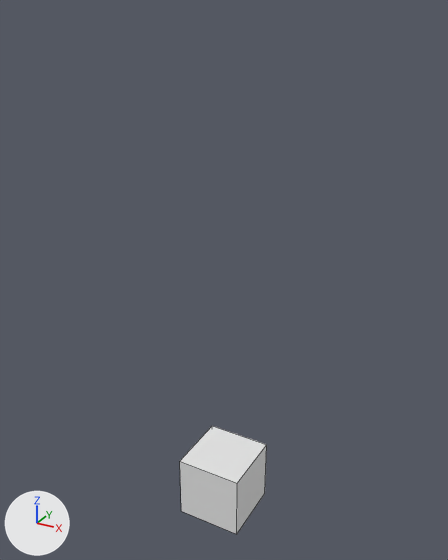
A saved change to the Blender file thirdparty/generators/windmills.blend.
The view is the same before and after, from a 50 mm lens placed at (7.55, -13.72, 13.76), pointed at (-0.12, 0.23, 6.78). The axes (+X, +Y, +Z) are drawn at lower left. The lights are the same throughout. Mesh edges are drawn as thin lines.
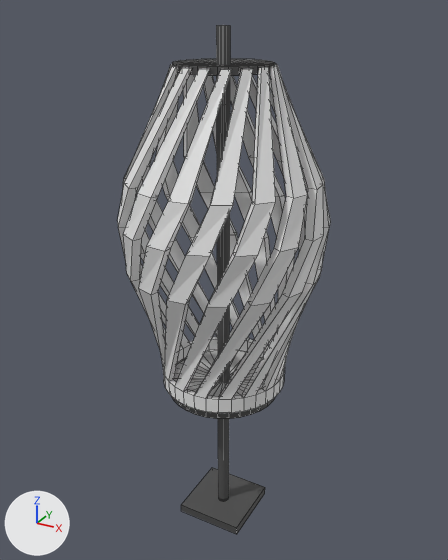
The newer file is also turned or shifted as a whole; pictures and numbers use the older file's frame.

What differs and where, as boxes [x1, y1, x2, y2] in the pictures (448 x 560 px):
'Cylinder.001', added: after [118, 64, 330, 413]
'Cube.002', recoloured, moved, rescaled (38% shorter): before [180, 426, 267, 534]; after [181, 467, 265, 534]
'Cylinder', added: after [171, 25, 275, 499]
    faces in mat_base_color (light grey #c1c1c1): [174, 25, 269, 499]
    faces in mat_stand (dark grey #4c4c4c): [171, 59, 275, 419]

Edits to the bpy script that builds the scene:
```text
Add mat_stand:
    mat_stand = principled_material('Stand')
    mat_stand.base_color = (0.0729, 0.0729, 0.0729)  # dark grey #4c4c4c
Add mat_base_color:
    mat_base_color = principled_material('Base_Color')
    mat_base_color.base_color = (0.535, 0.535, 0.535)  # light grey #c1c1c1
    mat_base_color.roughness = 0.4
Change me_cube_002:
    where me_cube_002.from_pydata(...)  # 8 vertices, 6 faces; spans x -1.0..1.0, y -1.0..1.0, z -1.0..1.0
    add me_cube_002.materials.append(mat_stand)  # dark grey #4c4c4c
Add me_cylinder_001:
    me_cylinder_001.from_pydata(...)  # 416 vertices, 384 faces; spans x -1.6..1.6, y -1.6..1.6, z -1.0..41.0
Add me_cylinder:
    me_cylinder.from_pydata(...)  # 448 vertices, 418 faces; spans x -9.8..9.8, y -9.8..9.8, z -1.0..1.2
    # faces by material slot: [322, 96]
    me_cylinder.materials.append(mat_base_color)  # light grey #c1c1c1
    me_cylinder.materials.append(mat_stand)  # dark grey #4c4c4c
Change ob_cube_002:
    ob_cube_002.location: (0.0, 0.0, 0.0) -> (0.0, 0.0, -0.87)
    ob_cube_002.scale: (1.0, 1.0, 1.0) -> (1.0, 1.0, 0.132)
Add ob_cylinder_001:
    ob_cylinder_001 = bpy.data.objects.new('Cylinder.001', me_cylinder_001)
    ob_cylinder_001.location = (0.0, 0.0, 3.97)
    ob_cylinder_001.rotation_euler = (0.0, 0.0, 0.0255)  # degrees (0, 0, 1.5)
    ob_cylinder_001.scale = (1.77, 1.77, 0.209)
Add ob_cylinder:
    ob_cylinder = bpy.data.objects.new('Cylinder', me_cylinder)
    ob_cylinder.location = (-0.01, 0.0, 5.61)
    ob_cylinder.scale = (0.163, 0.163, 6.45)
```
